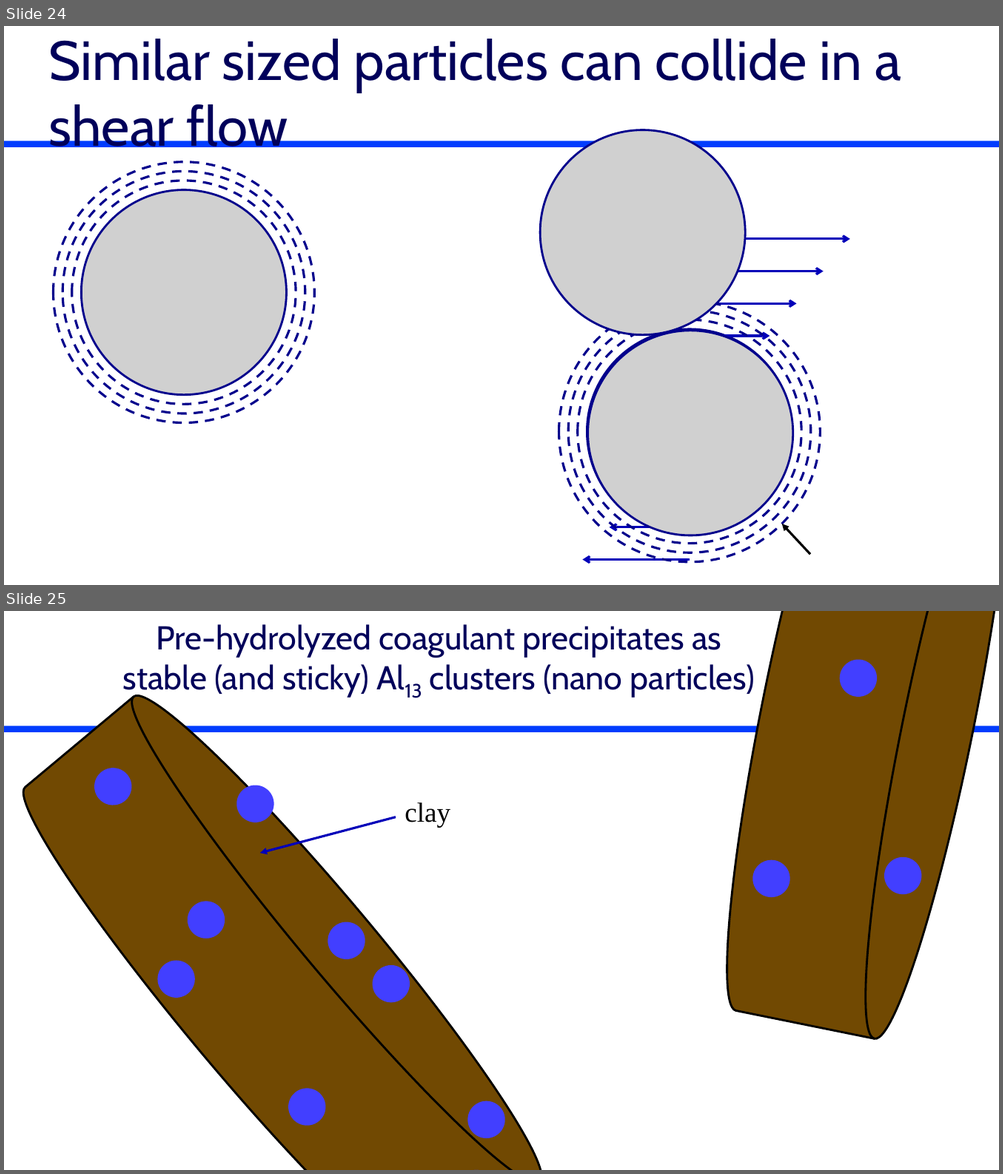
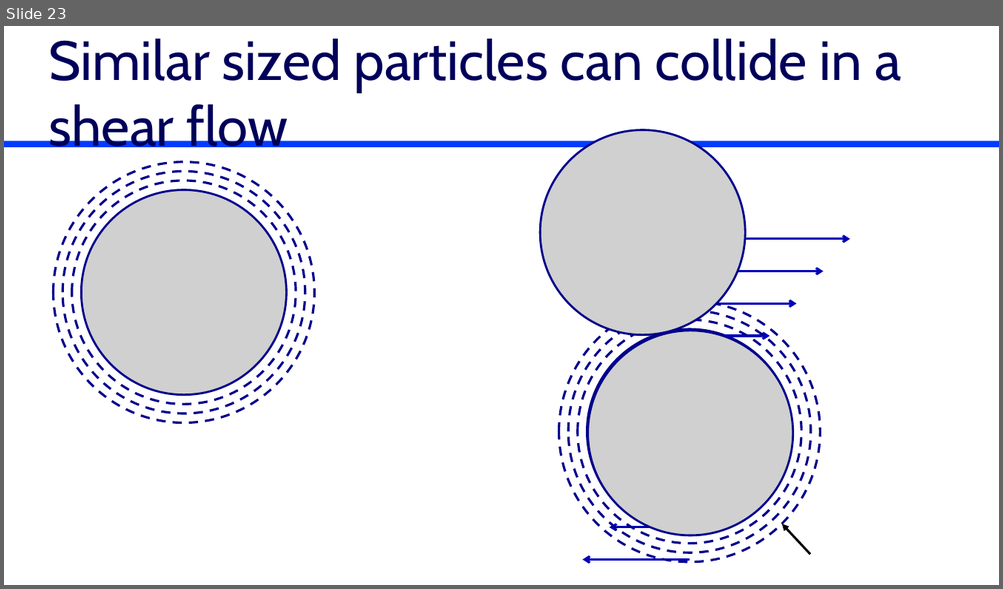
Before and after one commit to monroews/CEE4520Lectures, a slide deck: Flocculation Introduction.pptx. Shown one above the other, each under a label of ours: slides 24 and 25 before the commit, slide 23 after it. The pictures are 1003x1174 and 1003x589 pixels, drawn with LibreOffice and Linux fonts; fonts in the diff are those of the drawing; grey boxes stand for pictures; background and template pictures are left out. Boxes give left, top, right and bottom in pixels: in the first picture for what was removed or moved away, otherwise in the second. Text is boxed around its words. In the diff, an @@ line names an element or a change of style, - is before the commit and + after.

```diff
--- a/Flocculation Introduction.pptx
+++ b/Flocculation Introduction.pptx
@@ slide 25 removed at [4,611,999,1170], background #FFFFFF; not listed: 1 template element that a slide beside it also shows @@
@@ title removed at [123,624,754,697] @@
-Pre-hydrolyzed coagulant precipitates as stable (and sticky) Al13 clusters (nano particles)
@@ text removed at [404,803,450,828] @@
-clay
@@ arrow removed from (395, 817) to (260, 854) @@
@@ group removed at [700,611,999,1046]: 3 ellipses, 1 cylinder @@
@@ group removed at [4,674,567,1170]: 9 ellipses, 1 cylinder @@
@@ what was slide 24 is now slide 23 @@
```
Also in this commit, not shown: 9 slides changed, 5 slides added, 4 other slides removed.
